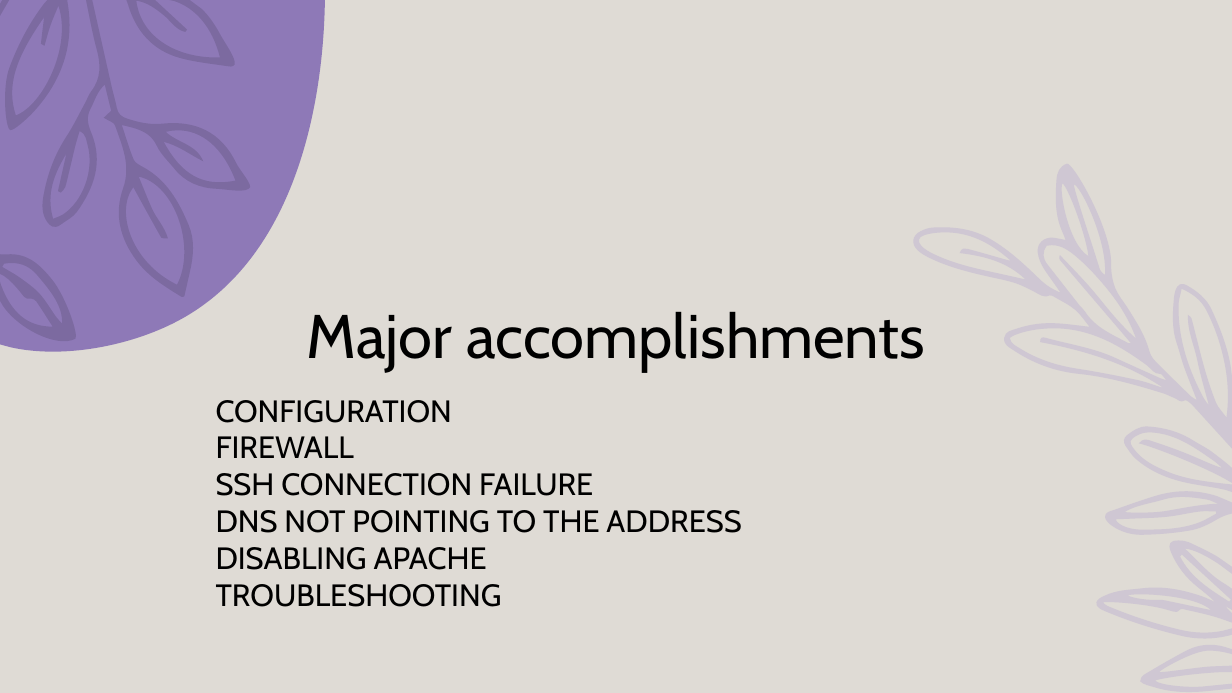
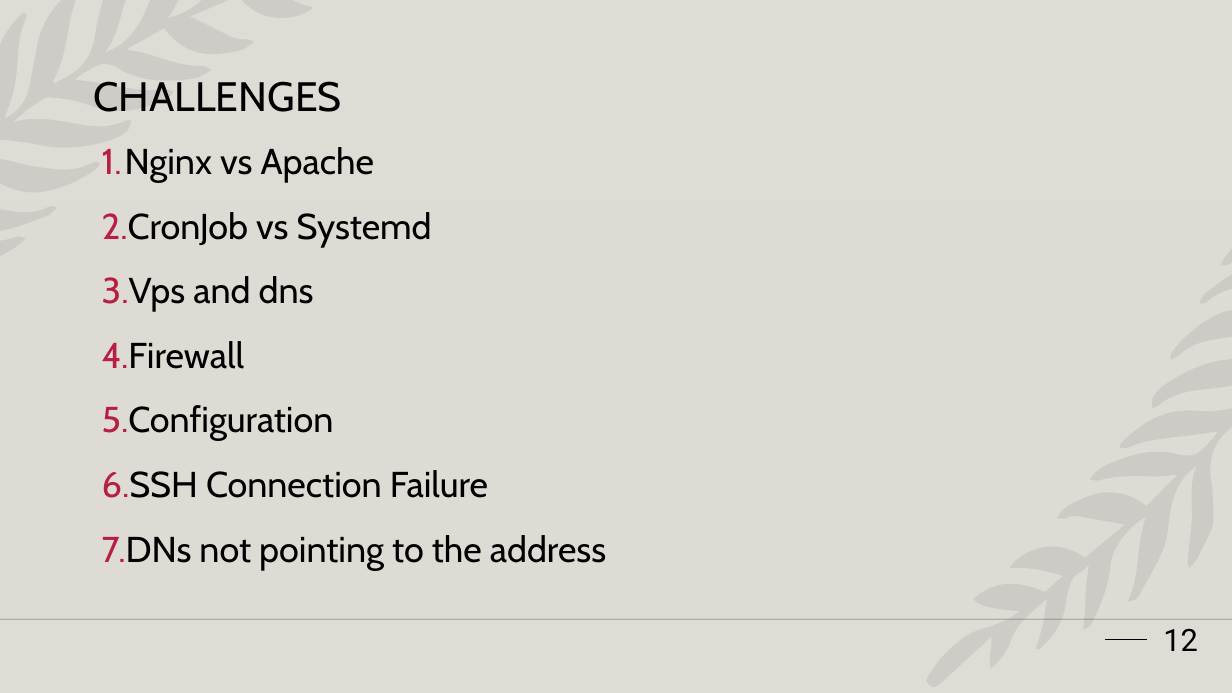
Before and after one commit to seli-hom/Unix-Final, a slide deck: slide 12 of Unix Presentation.pptx (slide 13 before the commit). Drawn at 1232x693 pixels with LibreOffice and Linux fonts; fonts in the diff are those of the drawing; background and template pictures are left out. Boxes give left, top, right and bottom in pixels: in the first picture for what was removed or moved away, otherwise in the second. Text is boxed around its words. In the diff, an @@ line names an element or a change of style, - is before the commit and + after.

Commit message:
Finish pp

```diff
--- a/Unix Presentation.pptx
+++ b/Unix Presentation.pptx
@@ freeform shape resized from (x1=0, y1=0, x2=325, y2=352) to (x1=0, y1=0, x2=313, y2=256) @@
@@ freeform shape at (x1=0, y1=0, x2=313, y2=256): fill #795FAF at 79% opacity to #454545 at 10% opacity @@
@@ freeform shape removed at (x1=0, y1=0, x2=250, y2=341) @@
@@ title added at (x1=93, y1=81, x2=341, y2=112), 32 pt, text #000000 @@
+CHALLENGES
@@ text at (x1=102, y1=147, x2=606, y2=570): text changed; size 24 to 28 pt @@
-CONFIGURATION
-FIREWALL
-SSH CONNECTION FAILURE
-DNS NOT POINTING TO THE ADDRESS
-DISABLING APACHE
-TROUBLESHOOTING
+1. Nginx vs Apache
+2. CronJob vs Systemd
+3. Vps and dns
+4. Firewall
+5. Configuration
+6. SSH Connection Failure
+7. DNs not pointing to the address
@@ rectangle added at (x1=0, y1=204, x2=1232, y2=619), fill gradient #DFDBD5 @@
@@ freeform shape resized from (x1=913, y1=164, x2=1232, y2=692) to (x1=926, y1=249, x2=1232, y2=688) @@
@@ freeform shape at (x1=926, y1=249, x2=1232, y2=688): fill #AF9FCF at 33% opacity to #454545 at 10% opacity @@
@@ title removed at (x1=306, y1=311, x2=925, y2=372) @@
-Major accomplishments
@@ line added from (0, 619) to (1232, 619), #000001 1 pt @@
@@ page number added at (x1=1163, y1=629, x2=1198, y2=651), 24 pt, text #000000 @@
+12
@@ line added from (1105, 640) to (1148, 640), #000000 1.25 pt @@
```
Also in this commit, not shown: 4 other slides changed, 1 slide added, 2 slides removed.
